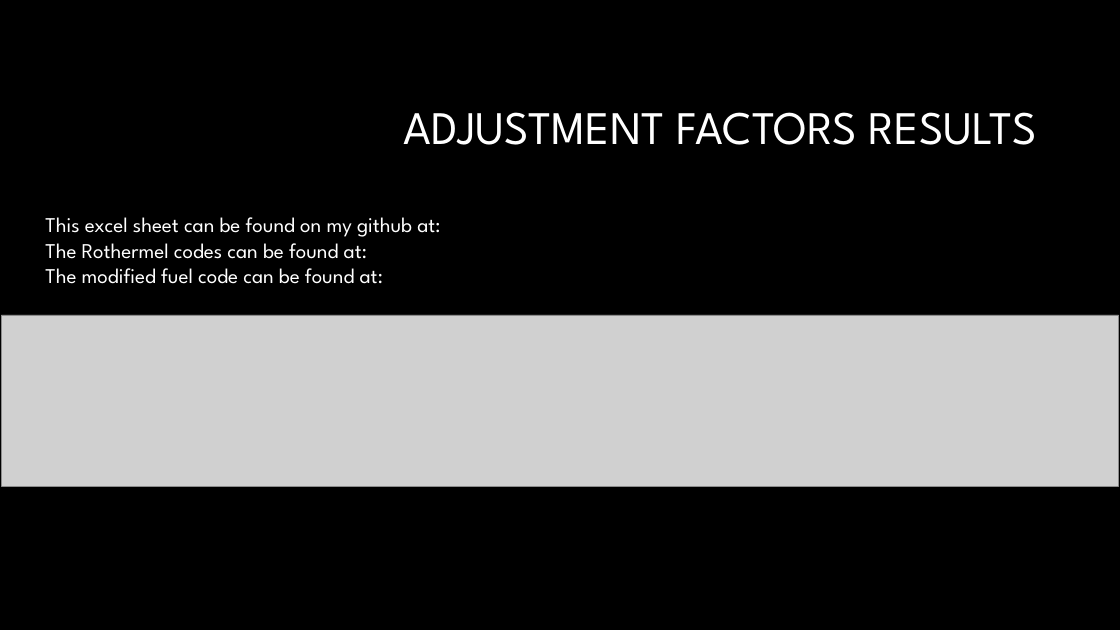
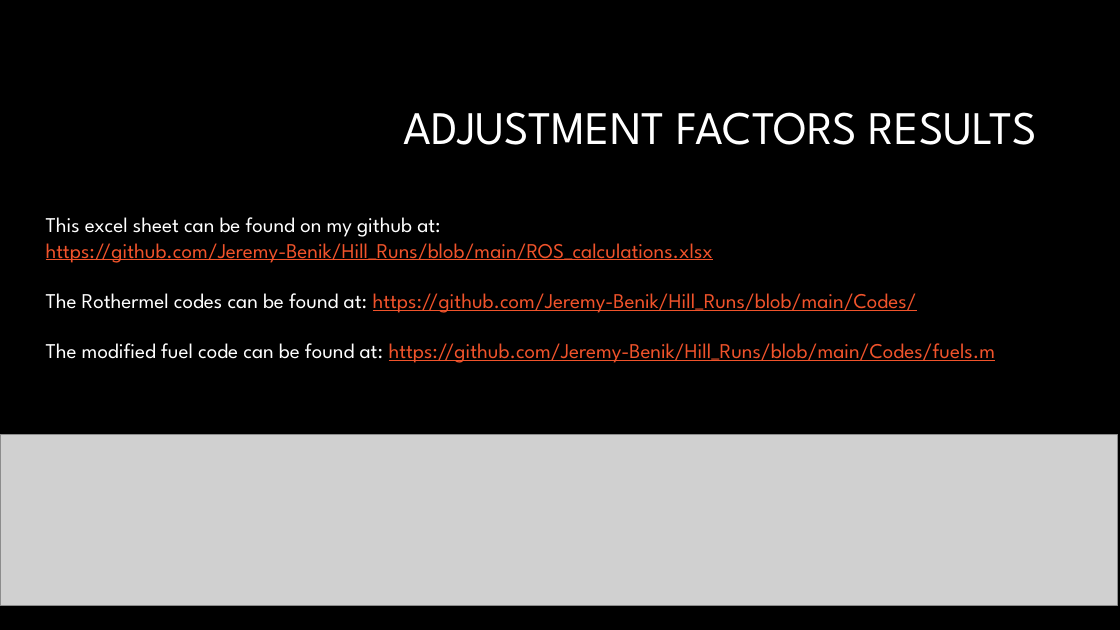
Before and after one commit to Jeremy-Benik/Meeting_Notes, a slide deck: slide 9 of Presentations/Adjustment_Factors.pptx (slide 8 before the commit). Drawn at 1120x630 pixels with LibreOffice and Linux fonts; fonts in the diff are those of the drawing; grey boxes stand for pictures; background and template pictures are left out. Boxes give left, top, right and bottom in pixels: in the first picture for what was removed or moved away, otherwise in the second. Text is boxed around its words. In the diff, an @@ line names an element or a change of style, - is before the commit and + after.

```diff
--- a/Presentations/Adjustment_Factors.pptx
+++ b/Presentations/Adjustment_Factors.pptx
@@ text at (46,217,996,363): text changed; text colour #FFFFFF to #F0532B @@
-This excel sheet can be found on my github at:
-The Rothermel codes can be found at:
-The modified fuel code can be found at:
+This excel sheet can be found on my github at: https://github.com/Jeremy-Benik/Hill_Runs/blob/main/ROS_calculations.xlsx
+The Rothermel codes can be found at: https://github.com/Jeremy-Benik/Hill_Runs/blob/main/Codes/
+The modified fuel code can be found at: https://github.com/Jeremy-Benik/Hill_Runs/blob/main/Codes/fuels.m
@@ picture: place and size @@
-picture at (2,315,1119,486)
+picture at (0,434,1117,606)
```
Also in this commit, not shown: 5 other slides changed, 1 slide added, 1 other file.
